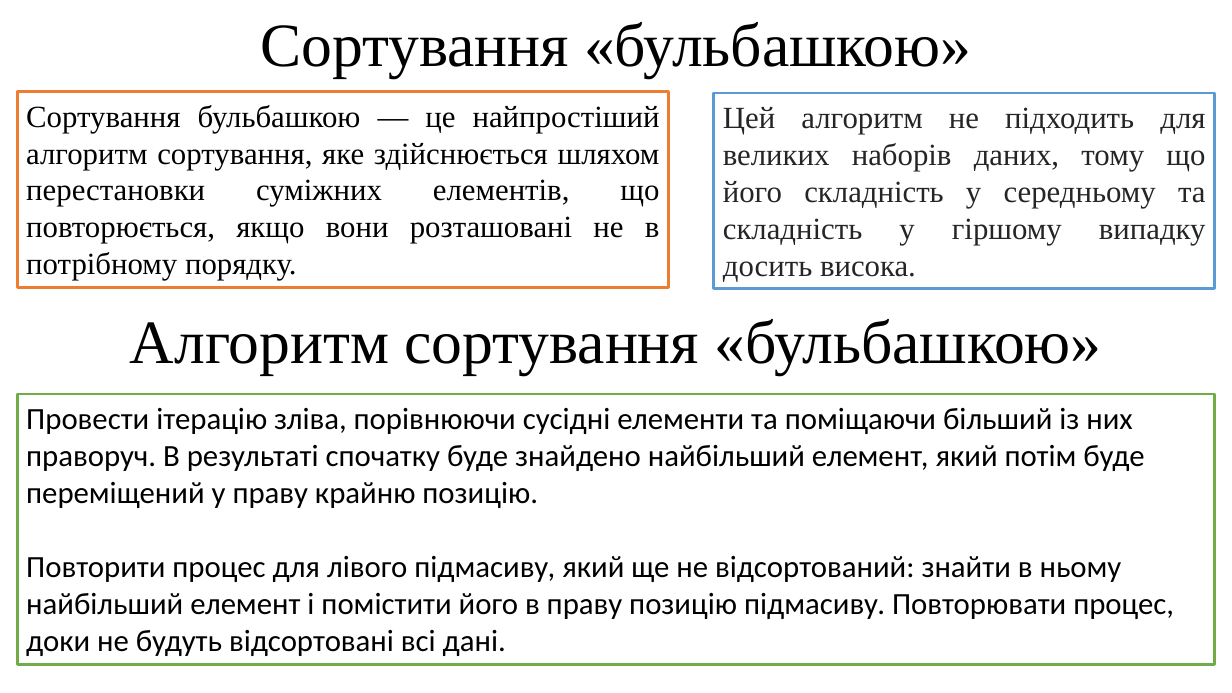
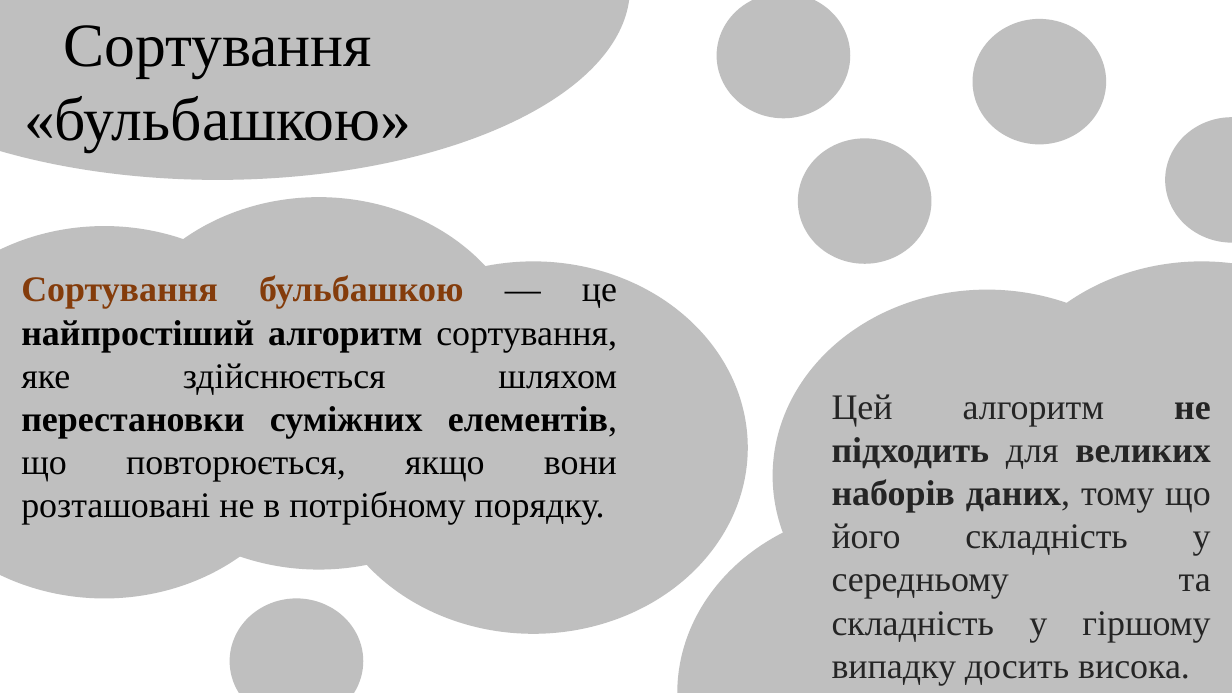
Before and after one commit to arg3ntuum/JavaCourse, a slide deck: slide 5 of Java Урок 8 Масиви. Алгоритми сортування.pptx (slide 4 before the commit). Drawn at 1232x693 pixels with LibreOffice and Linux fonts; fonts in the diff are those of the drawing. Boxes give left, top, right and bottom in pixels: in the first picture for what was removed or moved away, otherwise in the second. Text is boxed around its words. In the diff, an @@ line names an element or a change of style, - is before the commit and + after.

```diff
--- a/Java Урок 8 Масиви. Алгоритми сортування.pptx
+++ b/Java Урок 8 Масиви. Алгоритми сортування.pptx
@@ text "Сортування «бульбашкою»" rewrapped from (260, 22, 971, 77) to (24, 25, 411, 151) @@
@@ ellipse added at (0, 0, 629, 180), fill #BFBFBF @@
@@ ellipse added at (717, 0, 851, 118), fill #BFBFBF @@
@@ ellipse added at (973, 18, 1107, 144), fill #BFBFBF @@
@@ ellipse added at (1165, 117, 1232, 243), fill #BFBFBF @@
@@ ellipse added at (799, 139, 933, 264), fill #BFBFBF @@
@@ ellipse added at (104, 197, 533, 569), fill #BFBFBF @@
@@ ellipse added at (0, 226, 319, 599), fill #BFBFBF @@
@@ text "Сортування бульбашкою — це найпростіший ...": place and size @@
-text "Сортування бульбашкою — це найпростіший ..." at (18, 91, 669, 287)
+text "Сортування бульбашкою — це найпростіший ..." at (21, 274, 617, 525)
@@ text "Сортування бульбашкою — це найпростіший ..." at (21, 274, 617, 525): size 24 to 28 pt; text colour #000000 to #843C0B in "Сортування бульбашкою"; bold on in "Сортування бульбашкою найпростіший алгоритм перестановки сум ..."; outline #ED7D31 2.25 pt to none @@
@@ ellipse added at (319, 262, 748, 634), fill #BFBFBF @@
@@ ellipse added at (987, 262, 1232, 634), fill #BFBFBF @@
@@ ellipse added at (773, 289, 1202, 662), fill #BFBFBF @@
@@ text removed at (130, 319, 1102, 374) @@
-Алгоритм сортування «бульбашкою»
@@ text "Цей алгоритм не підходить для ...": place and size @@
-text "Цей алгоритм не підходить для ..." at (714, 93, 1215, 289)
+text "Цей алгоритм не підходить для ..." at (832, 394, 1211, 685)
@@ text "Цей алгоритм не підходить для ..." at (832, 394, 1211, 685): size 24 to 28 pt; bold on in "не підходить великих наборів даних,"; outline #5B9BD5 2.25 pt to none @@
@@ rectangle removed at (18, 394, 1215, 665) @@
-Провести ітерацію зліва, порівнюючи сусідні елементи та поміщаючи більший із них праворуч. В результаті спочатку буде знайдено найбільший елемент, який потім буде переміщений у праву крайню позицію.
-Повторити процес для лівого підмасиву, який ще не відсортований: знайти в ньому найбільший елемент і помістити його в праву позицію підмасиву. Повторювати процес, доки не будуть відсортовані всі дані.
@@ ellipse added at (677, 506, 1106, 693), fill #BFBFBF @@
@@ ellipse added at (920, 504, 1232, 693), fill #BFBFBF @@
@@ ellipse added at (230, 599, 364, 693), fill #BFBFBF @@
```
Also in this commit, not shown: 5 other slides changed, 1 slide added, 2 other files.
